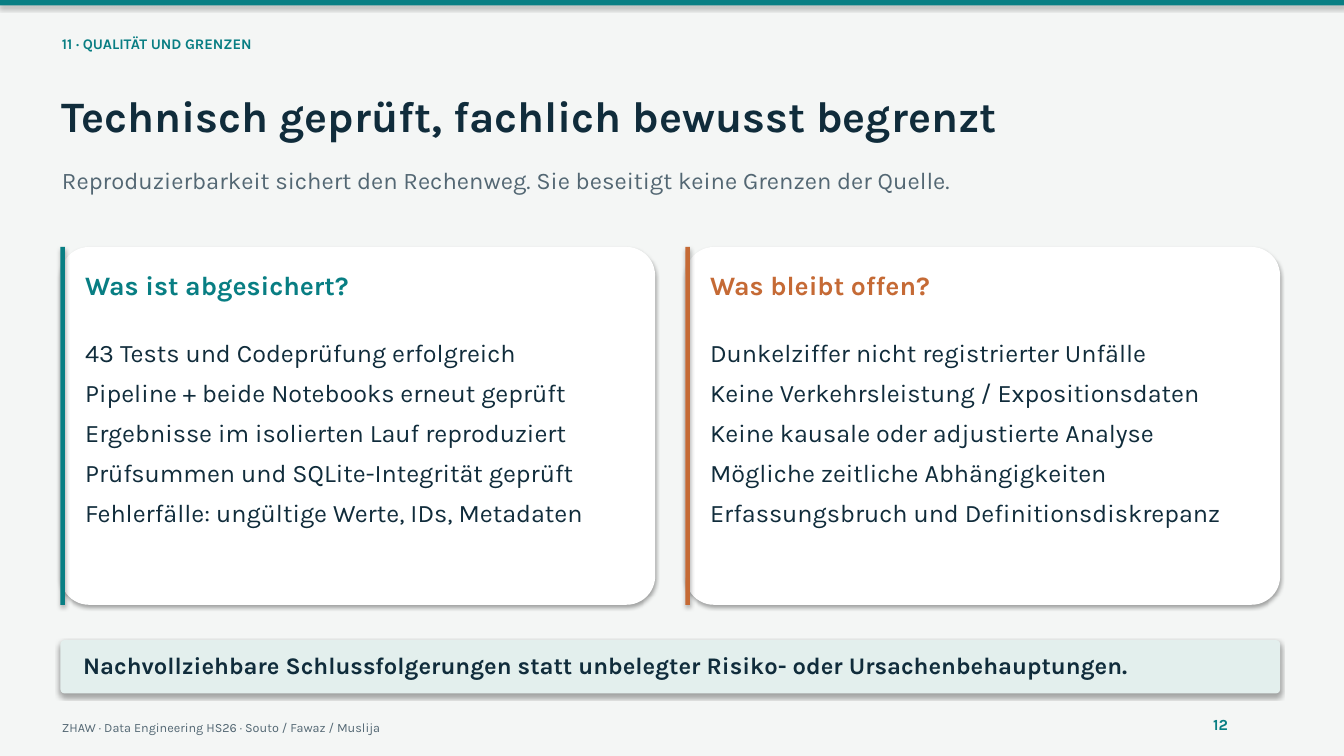
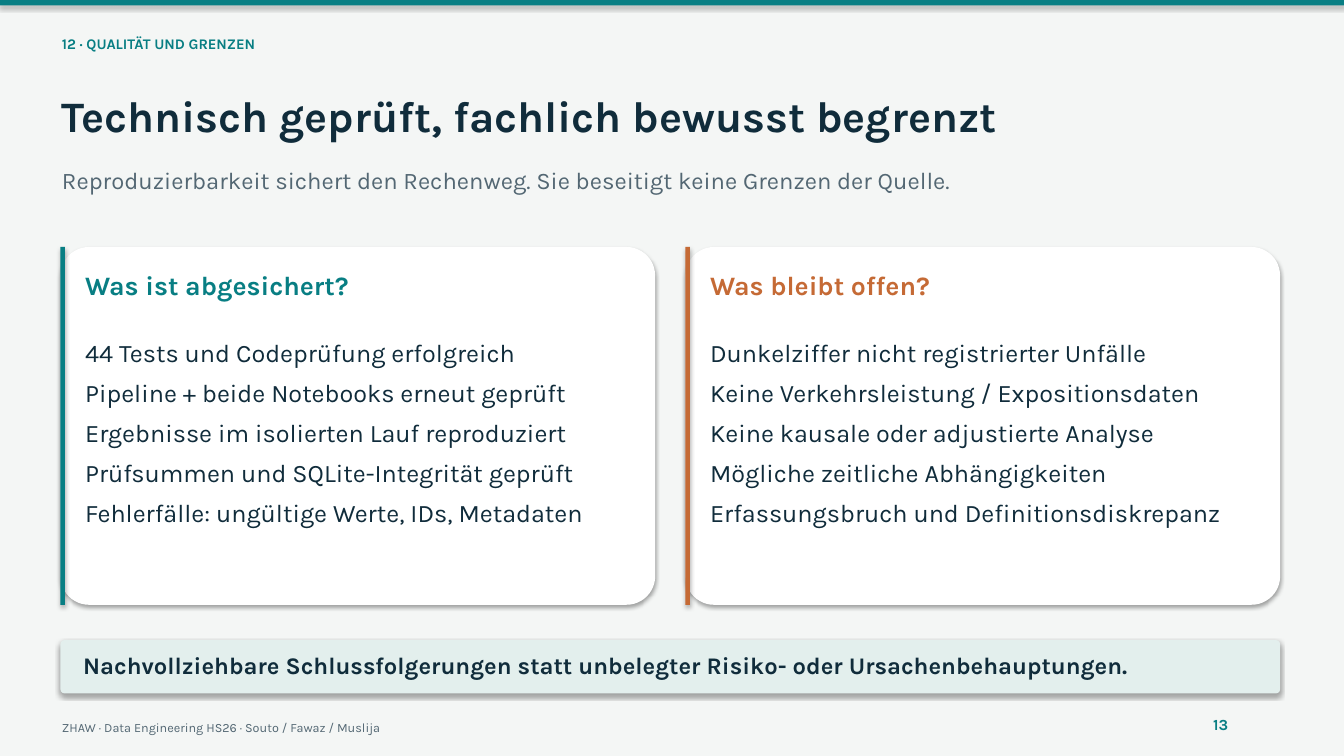
Before and after one commit to soutorub/de_projektarbeit_hs_2026_zhaw, a slide deck: slide 13 of presentations/teil1_verkehrsunfaelle_zuerich.pptx (slide 12 before the commit). Drawn at 1344x756 pixels with LibreOffice and Linux fonts; fonts in the diff are those of the drawing. Boxes give left, top, right and bottom in pixels: in the first picture for what was removed or moved away, otherwise in the second. Text is boxed around its words. In the diff, an @@ line names an element or a change of style, - is before the commit and + after.

```diff
--- a/presentations/teil1_verkehrsunfaelle_zuerich.pptx
+++ b/presentations/teil1_verkehrsunfaelle_zuerich.pptx
@@ text at (x1=62, y1=36, x2=256, y2=52): text changed @@
-11 · QUALITÄT UND GRENZEN
+12 · QUALITÄT UND GRENZEN
@@ text at (x1=85, y1=344, x2=514, y2=368): text changed @@
-43 Tests und Codeprüfung erfolgreich
+44 Tests und Codeprüfung erfolgreich
@@ text at (x1=1213, y1=720, x2=1228, y2=730): text changed @@
-12
+13
```
Also in this commit, not shown: 10 other slides changed, 1 slide added, 1 other file.
